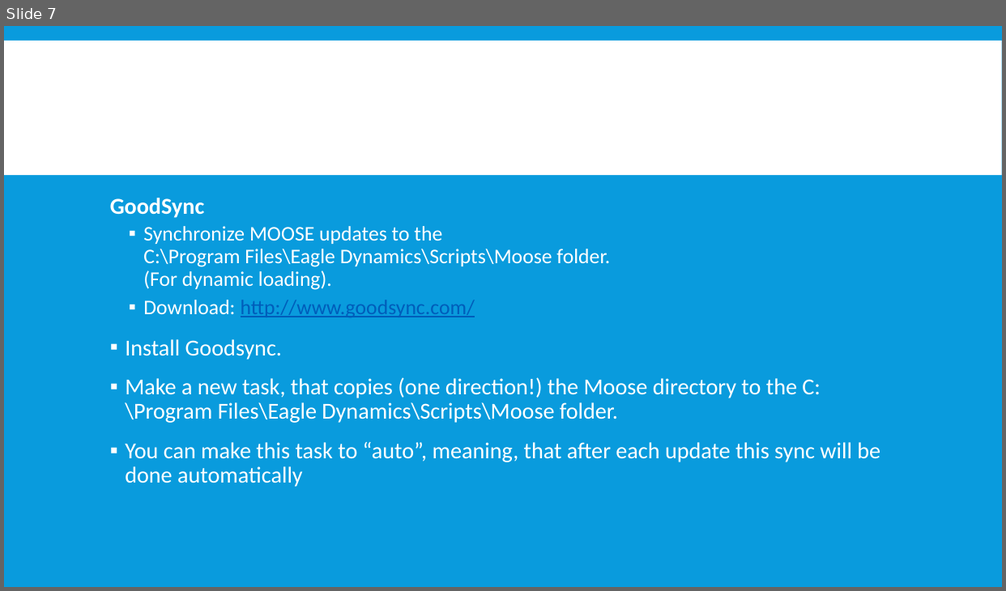
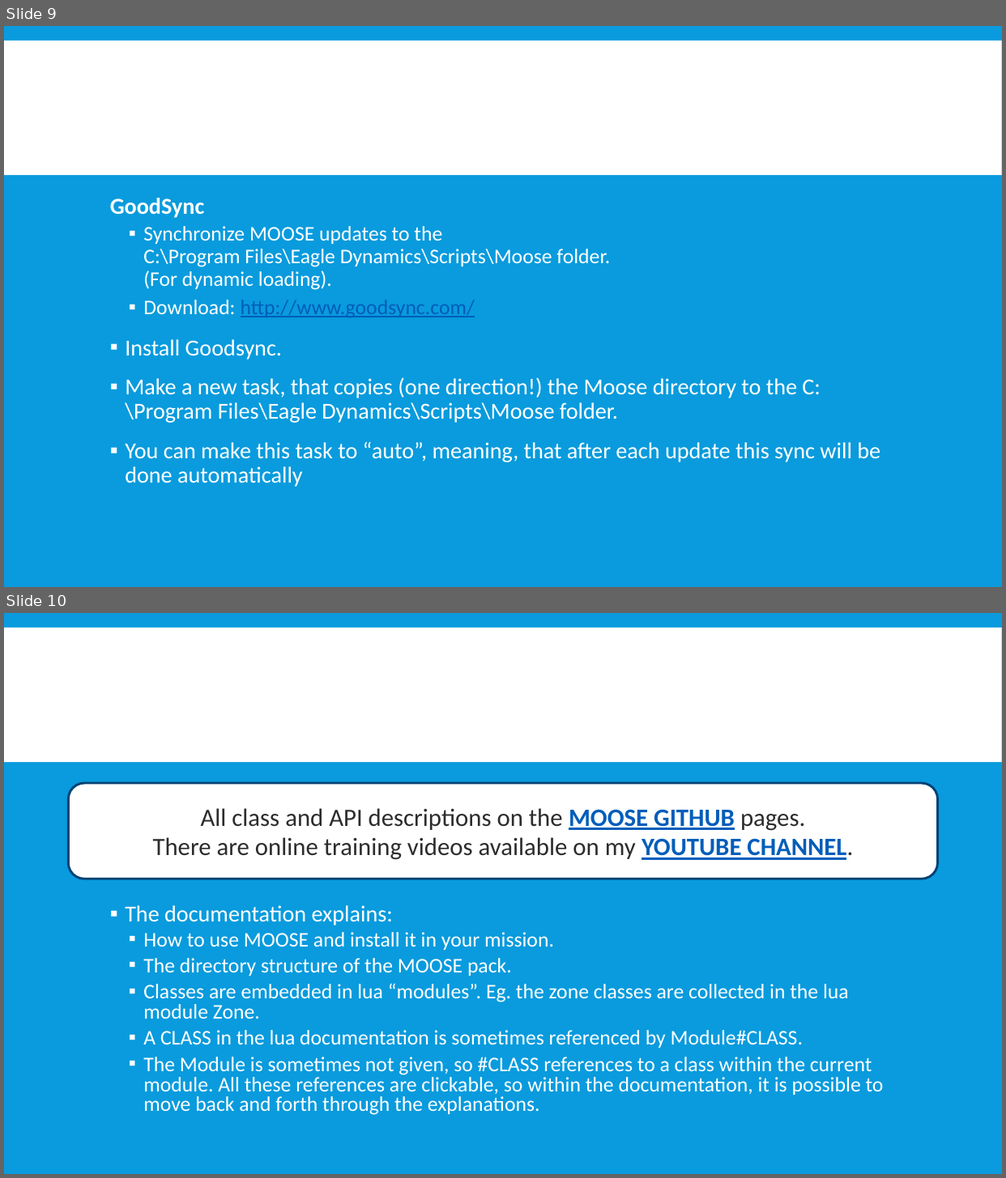
Before and after one commit to FlightControl-Master/MOOSE, a slide deck: Moose Training/Presentations/DCS World - MOOSE - Development - Part 1 - Tools and Installation.pptx. Shown one above the other, each under a label of ours: slide 7 before the commit, slides 9 and 10 after it. The pictures are 1006x591 and 1006x1178 pixels, drawn with LibreOffice and Linux fonts; fonts in the diff are those of the drawing; background and template pictures are left out. Boxes give left, top, right and bottom in pixels: in the first picture for what was removed or moved away, otherwise in the second. Text is boxed around its words. In the diff, an @@ line names an element or a change of style, - is before the commit and + after.

```diff
--- a/Moose Training/Presentations/DCS World - MOOSE - Development - Part 1 - Tools and Installation.pptx
+++ b/Moose Training/Presentations/DCS World - MOOSE - Development - Part 1 - Tools and Installation.pptx
@@ slide 10 added at box(4, 613, 1002, 1174), background #099BDD; not listed: 1 template element that a slide beside it also shows @@
@@ rounded rectangle added at box(68, 783, 938, 879), fill #FFFFFF, outline #004274 2.25 pt, 24 pt, text #2C2C2C @@
+All class and API descriptions on the MOOSE GITHUB pages.
+There are online training videos available on my YOUTUBE CHANNEL.
@@ title added at box(125, 905, 306, 922), 40 pt, text #FFFFFF, bold @@
+CONSULT THE ONLINE DOCUMENTATION
@@ text added at box(143, 905, 884, 1115), 20 pt, text #FFFFFF @@
+▪ The documentation explains:
+  ▪ How to use MOOSE and install it in your mission.
+  ▪ The directory structure of the MOOSE pack.
+  ▪ Classes are embedded in lua “modules”. Eg. the zone classes are collected in the lua module Zone.
+  ▪ A CLASS in the lua documentation is sometimes referenced by Module#CLASS.
+  ▪ The Module is sometimes not given, so #CLASS references to a class within the current module. All these references are clickable, so within the documentation, it is possible to move back and forth through the explanations.
@@ what was slide 7 is now slide 9 @@
```
Also in this commit, not shown: 2 slides changed, 3 other slides added, 2 other files.
